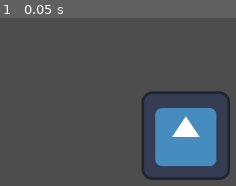
Above: before the commit, frame 1.
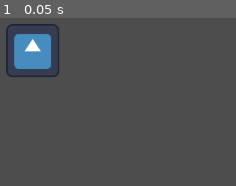
Above: after the commit, the same moment.

Repository: CrazyKamel/bbqJam
Game: Godot game, scene res://main.tscn
The game is run twice, just before and just after one commit, with the same random seed, the same clock (stepped at 60 frames per second) and the same inputs. The engine's default icon, where the game draws it, is replaced by a stand-in: a white triangle on a blue panel in a dark square.
Inputs:
- Up to frame 1 (0.05 s): no input

The runs differ from the first frame. In frame 1, 16% of the frame differs, in the area x 2-98%, y 3-97%.

Commit message:
first commit

Diff:
--- a/project.godot
+++ b/project.godot
@@ -10,7 +10,13 @@
 
 [application]
 
-config/name="Godot Template"
+config/name="bbjJam"
 run/main_scene="res://main.tscn"
 config/features=PackedStringArray("4.2", "Forward Plus")
 config/icon="res://icon.svg"
+
+[display]
+
+window/size/viewport_width=1920
+window/size/viewport_height=1080
+window/size/mode=3
Not shown, changed: .github/workflows/game_ci.yml
